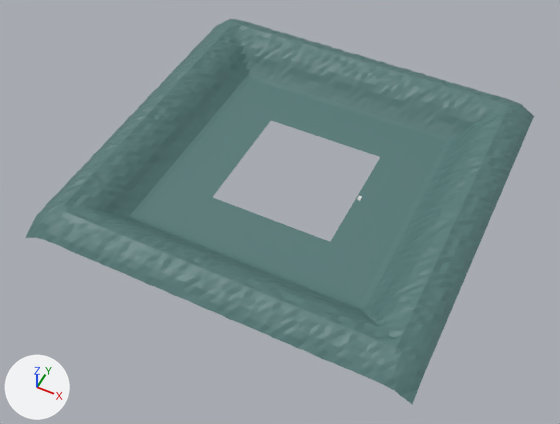
What one commit did to the Blender file Assets/Our Assets/Art/3D Assets/Enviornment/Terrain/Lake Terrain Blend.blend.
Before and after are seen from a 50 mm camera at (361.0, -787.0, 884.0) aimed at (-2.0, -61.0, -24.0). Lighting does not change. The marker at lower left points along +X, +Y and +Z.

The first picture shows 'Lake V2.008'.
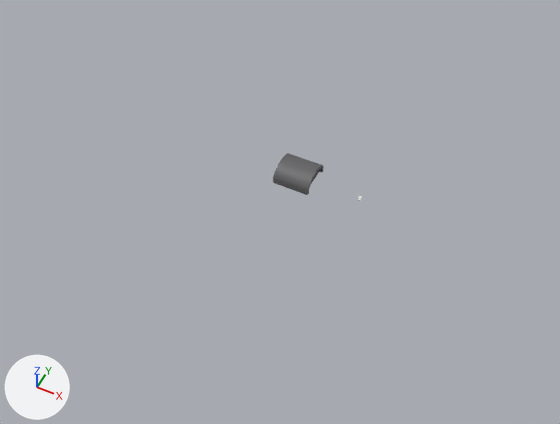
The change, as a diff of the scene's bpy script:
```diff
--- a/Assets/Our Assets/Art/3D Assets/Enviornment/Terrain/Lake Terrain Blend.blend.py
+++ b/Assets/Our Assets/Art/3D Assets/Enviornment/Terrain/Lake Terrain Blend.blend.py
@@ me_cylinder @@
+me_cylinder.from_pydata(...)  # 68 vertices, 36 faces; spans x -30.0..30.0, y -30.0..30.0, z 0.0..26.0
+me_cylinder.materials.append(mat_texture_palette)  # picture img_texture_png
@@ ob_lake_v2_008 @@
-ob_lake_v2_008 = bpy.data.objects.new('Lake V2.008', me_plane_017)
-ob_lake_v2_008.location = (0.0, 0.0, 0.0)
@@ ob_cylinder @@
+ob_cylinder = bpy.data.objects.new('Cylinder', me_cylinder)
+ob_cylinder.location = (0.0, 0.0, 0.0)
```

Pixel boxes [x1, y1, x2, y2] of what changed, in the pictures (560 x 424 px):
'Lake V2.008', deleted (cyan): before [26, 19, 534, 404]
'Cylinder', added: after [273, 153, 324, 195]
